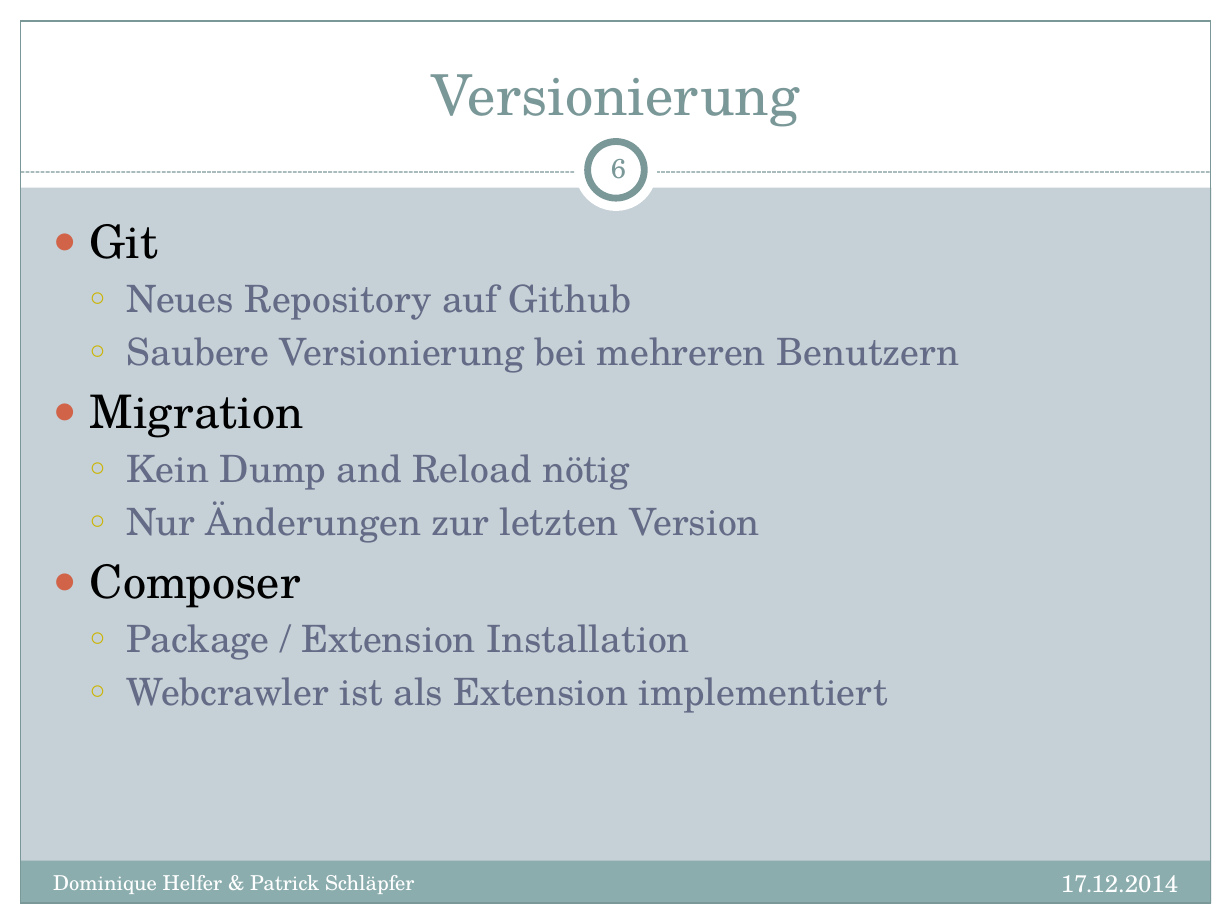
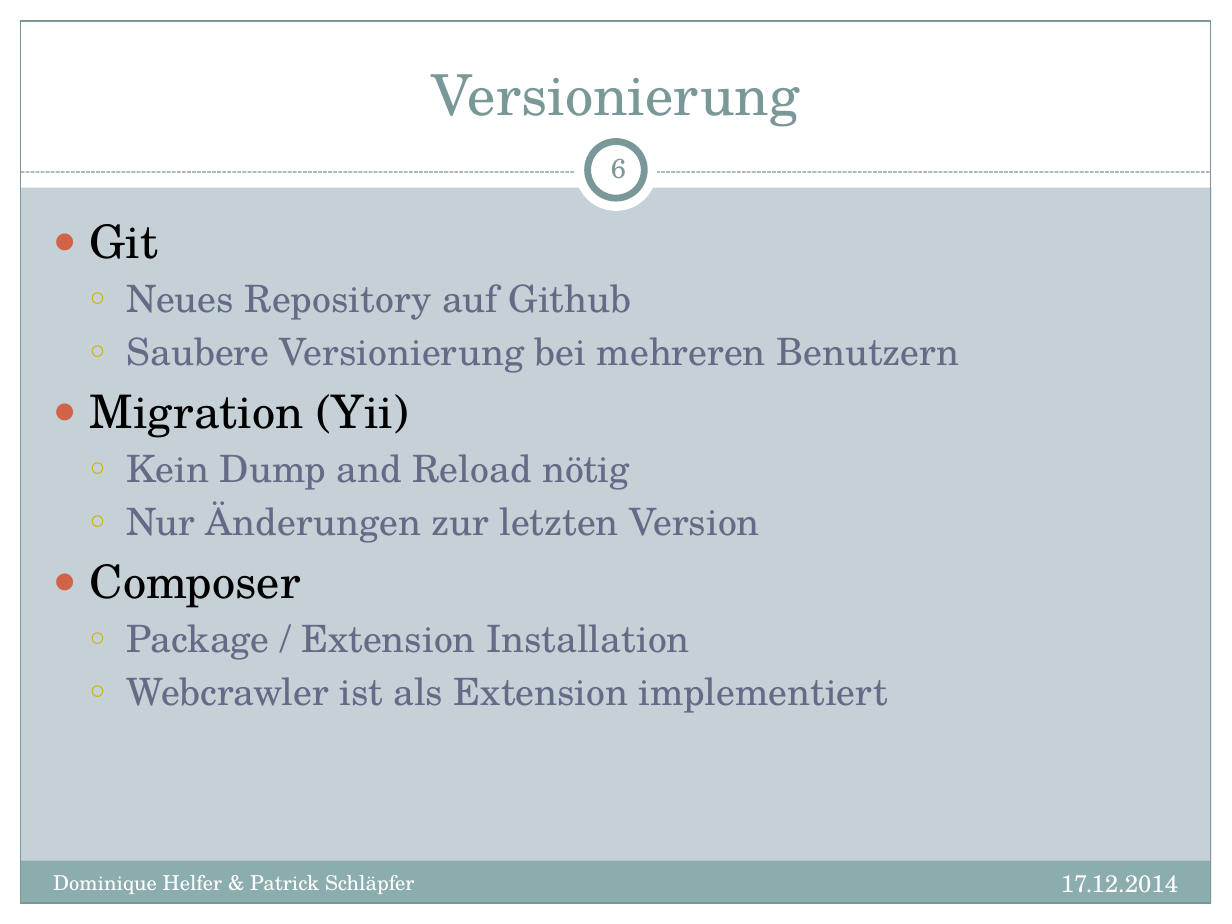
Before and after one commit to dhelfer/webprog, a slide deck: slide 6 of _doc/WebProg_Projekt.pptx. Drawn at 1232x924 pixels with LibreOffice and Linux fonts; fonts in the diff are those of the drawing. Boxes give left, top, right and bottom in pixels: in the first picture for what was removed or moved away, otherwise in the second. Text is boxed around its words. In the diff, an @@ line names an element or a change of style, - is before the commit and + after.

```diff
--- a/_doc/WebProg_Projekt.pptx
+++ b/_doc/WebProg_Projekt.pptx
@@ text at <box>90,394,409,438</box>: text changed @@
-● Migration
+● Migration (Yii)
```
Also in this commit, not shown: 4 other slides changed, 1 other file.
